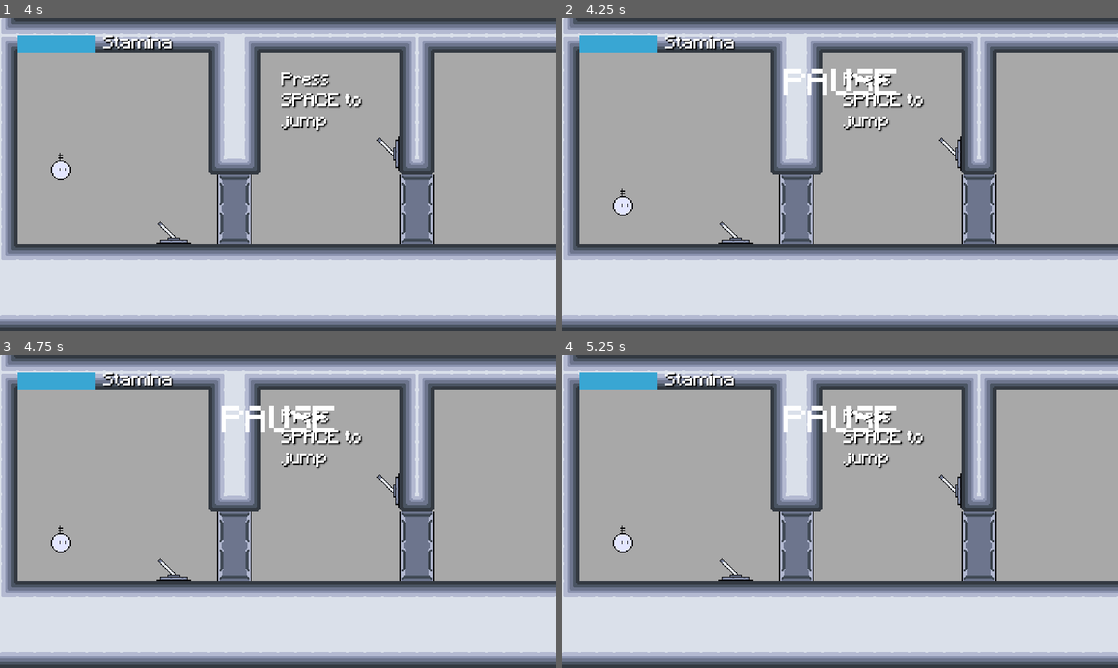
Above: before the commit, frames 1-4 (two rows, left to right).
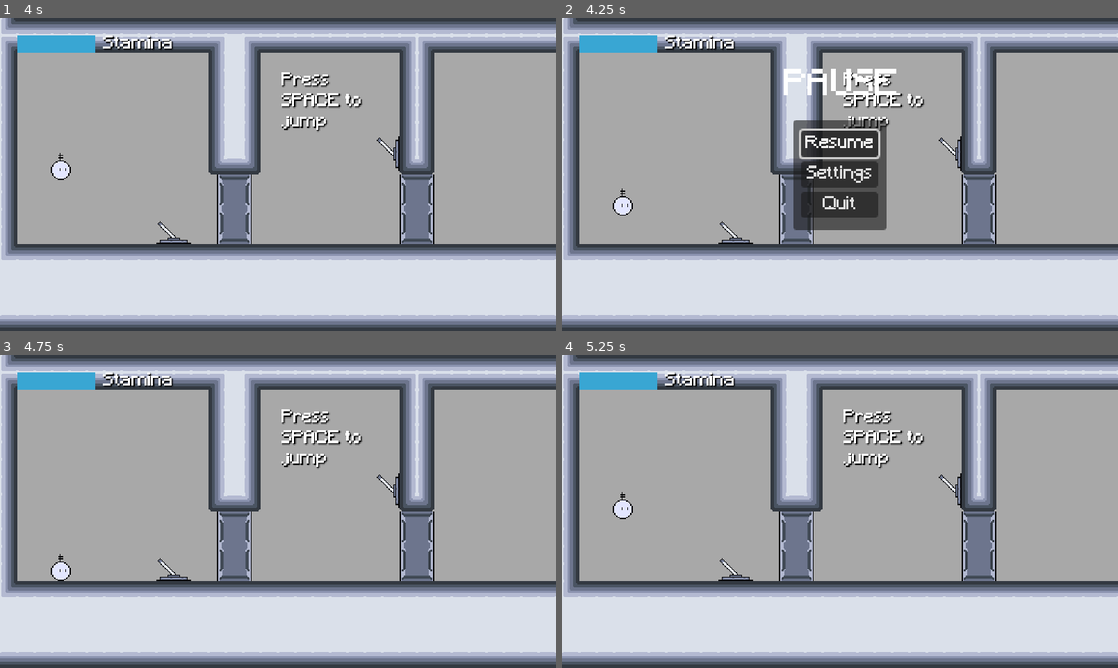
Above: after the commit, the same moments.

Repository: memoloop/ld-59
Game: Godot game, scene res://scenes/game/game.tscn
Two runs of this game, one before a commit and one after it. Both use one fixed random seed, a clock stepped at 60 frames per second and the inputs below. This scene is started directly instead of the project's main scene. Sound files missing from this copy of the repository are replaced by a short silence.
Inputs (mouse positions are in pixels of both pictures, inside the frame that each line leads up to):
- Up to frame 1 (4 s): tap Space (jump) at 0.5, 0.77, 1.25, 1.52, 2, 2.75, 3.02, 3.5, 3.77 s; move the mouse to (400, 158) at 0.52 s; hold Right (ui_right) 0.53-2.03 s; tap M at 0.6, 1.55, 2.3, 2.85, 3.6 s; click (400, 158) at 0.67 s; move the mouse to (166, 190) at 1.27 s; tap Q (emit_signal) at 1.35 s; move the mouse to (333, 105) at 2.02 s; hold Left (ui_left) 2.03-2.78 s; hold E (interact) 2.03-2.78 s; move the mouse to (250, 237) at 2.77 s; hold Right (ui_right) from 2.78 s (still down); click (250, 237) at 2.92 s; move the mouse to (444, 221) at 3.52 s
- Up to frame 2 (4.25 s): keep holding Right (ui_right); tap Escape (pause) at 4.15 s
- Up to frame 3 (4.75 s): release Right (ui_right) at 4.25 s; click (278, 480) at 4.25 s, where only the run after the commit has a clickable "Resume"
- Up to frame 4 (5.25 s): tap Space (jump) at 5 s; move the mouse to (673, 464) at 5.02 s; hold Left (ui_left) from 5.03 s (still down); tap Q (emit_signal) at 5.1 s

Frame 1 is identical in both runs. In frame 2, 5.8% of the frame differs, in the area x 41-59%, y 32-68%; in frame 3, 1.0%; in frame 4, 1.0%.

Commit message:
feat: menu system

Diff:
--- a/gui/gui.gd
+++ b/gui/gui_manager/gui.gd
@@ -8,3 +8,4 @@
 @onready var resume_label: Label = $ResumeLabel
 
 @onready var pause_label: Label = $PauseLabel
+@onready var menu: Menu = $Menu
--- a/gui/gui.tscn
+++ b/gui/gui_manager/gui.tscn
@@ -1,6 +1,7 @@
 [gd_scene format=3 uid="uid://deug3nr2iodo5"]
 
-[ext_resource type="Script" uid="uid://b0a5flaluokpr" path="res://gui/gui.gd" id="1_yw5qc"]
+[ext_resource type="Script" uid="uid://b0a5flaluokpr" path="res://gui/gui_manager/gui.gd" id="1_yw5qc"]
+[ext_resource type="PackedScene" uid="uid://7raur46wcu4g" path="res://gui/menu/menu.tscn" id="2_ioifv"]
 
 [sub_resource type="StyleBoxFlat" id="StyleBoxFlat_a4rkh"]
 
@@ -67,3 +68,6 @@
 grow_vertical = 2
 theme_override_font_sizes/font_size = 32
 text = "PAUSE"
+
+[node name="Menu" parent="." unique_id=2064217305 instance=ExtResource("2_ioifv")]
+visible = false
--- /dev/null
+++ b/gui/menu/menu.gd
@@ -0,0 +1,19 @@
+extends PanelContainer
+class_name Menu
+
+@onready var selection_container: SelectionContainer = $MarginContainer/SelectionContainer
+@onready var settings: PanelContainer = $Settings
+
+func _on_resume_button_pressed() -> void:
+	StateMachine.state = StateMachine.State.PLAY
+	get_tree().paused = false
+	StateMachine.paused.emit(false)
+
+func _on_quit_button_pressed() -> void:
+	get_tree().quit()
+
+func _on_settings_button_pressed() -> void:
+	settings.show()
+	release_focus()
+	Utils.temp_out = []
+	Utils.get_children_from_type(settings, SelectionContainer)[0].get_buttons()[0].grab_focus()
--- /dev/null
+++ b/gui/menu/menu.tscn
@@ -0,0 +1,52 @@
+[gd_scene format=3 uid="uid://7raur46wcu4g"]
+
+[ext_resource type="Script" uid="uid://vdr6dcdvfdy7" path="res://gui/menu/menu.gd" id="1_iots8"]
+[ext_resource type="Script" uid="uid://bdirocy7ye5f" path="res://scripts/selection_container.gd" id="2_0n48u"]
+[ext_resource type="PackedScene" uid="uid://wbj6sndgiymw" path="res://gui/settings/settings.tscn" id="3_jxhdi"]
+
+[node name="Menu" type="PanelContainer" unique_id=2064217305]
+process_mode = 2
+anchors_preset = 8
+anchor_left = 0.5
+anchor_top = 0.5
+anchor_right = 0.5
+anchor_bottom = 0.5
+offset_left = -43.0
+offset_top = -50.5
+offset_right = 43.0
+offset_bottom = 50.5
+grow_horizontal = 2
+grow_vertical = 2
+focus_mode = 2
+focus_behavior_recursive = 2
+script = ExtResource("1_iots8")
+
+[node name="MarginContainer" type="MarginContainer" parent="." unique_id=466318162]
+layout_mode = 2
+size_flags_horizontal = 4
+size_flags_vertical = 4
+
+[node name="SelectionContainer" type="VBoxContainer" parent="MarginContainer" unique_id=2009463087]
+layout_mode = 2
+script = ExtResource("2_0n48u")
+metadata/_custom_type_script = "uid://bdirocy7ye5f"
+
+[node name="ResumeButton" type="Button" parent="MarginContainer/SelectionContainer" unique_id=781265158]
+layout_mode = 2
+text = "Resume"
+
+[node name="SettingsButton" type="Button" parent="MarginContainer/SelectionContainer" unique_id=875495875]
+layout_mode = 2
+text = "Settings"
+
+[node name="QuitButton" type="Button" parent="MarginContainer/SelectionContainer" unique_id=1084851183]
+layout_mode = 2
+text = "Quit"
+
+[node name="Settings" parent="." unique_id=1214500497 instance=ExtResource("3_jxhdi")]
+visible = false
+layout_mode = 2
+
+[connection signal="pressed" from="MarginContainer/SelectionContainer/ResumeButton" to="." method="_on_resume_button_pressed"]
+[connection signal="pressed" from="MarginContainer/SelectionContainer/SettingsButton" to="." method="_on_settings_button_pressed"]
+[connection signal="pressed" from="MarginContainer/SelectionContainer/QuitButton" to="." method="_on_quit_button_pressed"]
--- /dev/null
+++ b/gui/settings/settings.tscn
@@ -0,0 +1,36 @@
+[gd_scene format=3 uid="uid://wbj6sndgiymw"]
+
+[ext_resource type="Script" uid="uid://bdirocy7ye5f" path="res://scripts/selection_container.gd" id="1_cphfk"]
+[ext_resource type="Script" uid="uid://bsdhcnhfuc423" path="res://gui/settings/volume_button.gd" id="2_mq5kv"]
+
+[node name="Settings" type="PanelContainer" unique_id=1214500497]
+process_mode = 2
+anchors_preset = 8
+anchor_left = 0.5
+anchor_top = 0.5
+anchor_right = 0.5
+anchor_bottom = 0.5
+offset_left = -56.0
+offset_top = -51.0
+offset_right = 56.0
+offset_bottom = 51.0
+grow_horizontal = 2
+grow_vertical = 2
+
+[node name="MarginContainer" type="MarginContainer" parent="." unique_id=65979771]
+layout_mode = 2
+size_flags_horizontal = 4
+size_flags_vertical = 4
+
+[node name="SelectionContainer" type="VBoxContainer" parent="MarginContainer" unique_id=1329718302]
+layout_mode = 2
+script = ExtResource("1_cphfk")
+metadata/_custom_type_script = "uid://bdirocy7ye5f"
+
+[node name="VolumeButton" type="Button" parent="MarginContainer/SelectionContainer" unique_id=400376912]
+layout_mode = 2
+text = "Volume < >: value"
+script = ExtResource("2_mq5kv")
+
+[connection signal="focus_entered" from="MarginContainer/SelectionContainer/VolumeButton" to="MarginContainer/SelectionContainer/VolumeButton" method="_on_focus_entered"]
+[connection signal="gui_input" from="MarginContainer/SelectionContainer/VolumeButton" to="MarginContainer/SelectionContainer/VolumeButton" method="_on_gui_input"]
--- /dev/null
+++ b/gui/settings/volume_button.gd
@@ -0,0 +1,21 @@
+extends Button
+
+var increase: bool = false
+var decrease: bool = false
+
+func _on_gui_input(event: InputEvent) -> void:
+	if event.is_action_pressed("ui_left"):
+		increase = false
+		decrease = true
+	elif event.is_action_pressed("ui_right"):
+		increase = true
+		decrease = false
+	else:
+		increase = false
+		decrease = false
+
+func _process(_delta: float) -> void:
+	if increase:
+		AudioServer.set_bus_volume_linear(0, AudioServer.get_bus_volume_linear(0) + 0.1)
+	if decrease:
+		AudioServer.set_bus_volume_linear(0, AudioServer.get_bus_volume_linear(0) - 0.1)
--- a/project.godot
+++ b/project.godot
@@ -36,6 +36,38 @@
 
 [input]
 
+ui_left={
+"deadzone": 0.5,
+"events": [Object(InputEventKey,"resource_local_to_scene":false,"resource_name":"","device":0,"window_id":0,"alt_pressed":false,"shift_pressed":false,"ctrl_pressed":false,"meta_pressed":false,"pressed":false,"keycode":4194319,"physical_keycode":0,"key_label":0,"unicode":0,"location":0,"echo":false,"script":null)
+, Object(InputEventJoypadButton,"resource_local_to_scene":false,"resource_name":"","device":-1,"button_index":13,"pressure":0.0,"pressed":false,"script":null)
+, Object(InputEventJoypadMotion,"resource_local_to_scene":false,"resource_name":"","device":-1,"axis":0,"axis_value":-1.0,"script":null)
+, Object(InputEventKey,"resource_local_to_scene":false,"resource_name":"","device":-1,"window_id":0,"alt_pressed":false,"shift_pressed":false,"ctrl_pressed":false,"meta_pressed":false,"pressed":false,"keycode":0,"physical_keycode":65,"key_label":0,"unicode":97,"location":0,"echo":false,"script":null)
+]
+}
+ui_right={
+"deadzone": 0.5,
+"events": [Object(InputEventKey,"resource_local_to_scene":false,"resource_name":"","device":0,"window_id":0,"alt_pressed":false,"shift_pressed":false,"ctrl_pressed":false,"meta_pressed":false,"pressed":false,"keycode":4194321,"physical_keycode":0,"key_label":0,"unicode":0,"location":0,"echo":false,"script":null)
+, Object(InputEventJoypadButton,"resource_local_to_scene":false,"resource_name":"","device":-1,"button_index":14,"pressure":0.0,"pressed":false,"script":null)
+, Object(InputEventJoypadMotion,"resource_local_to_scene":false,"resource_name":"","device":-1,"axis":0,"axis_value":1.0,"script":null)
+, Object(InputEventKey,"resource_local_to_scene":false,"resource_name":"","device":-1,"window_id":0,"alt_pressed":false,"shift_pressed":false,"ctrl_pressed":false,"meta_pressed":false,"pressed":false,"keycode":0,"physical_keycode":68,"key_label":0,"unicode":100,"location":0,"echo":false,"script":null)
+]
+}
+ui_up={
+"deadzone": 0.5,
+"events": [Object(InputEventKey,"resource_local_to_scene":false,"resource_name":"","device":0,"window_id":0,"alt_pressed":false,"shift_pressed":false,"ctrl_pressed":false,"meta_pressed":false,"pressed":false,"keycode":4194320,"physical_keycode":0,"key_label":0,"unicode":0,"location":0,"echo":false,"script":null)
+, Object(InputEventJoypadButton,"resource_local_to_scene":false,"resource_name":"","device":-1,"button_index":11,"pressure":0.0,"pressed":false,"script":null)
+, Object(InputEventJoypadMotion,"resource_local_to_scene":false,"resource_name":"","device":-1,"axis":1,"axis_value":-1.0,"script":null)
+, Object(InputEventKey,"resource_local_to_scene":false,"resource_name":"","device":-1,"window_id":0,"alt_pressed":false,"shift_pressed":false,"ctrl_pressed":false,"meta_pressed":false,"pressed":false,"keycode":0,"physical_keycode":87,"key_label":0,"unicode":119,"location":0,"echo":false,"script":null)
+]
+}
+ui_down={
+"deadzone": 0.5,
+"events": [Object(InputEventKey,"resource_local_to_scene":false,"resource_name":"","device":0,"window_id":0,"alt_pressed":false,"shift_pressed":false,"ctrl_pressed":false,"meta_pressed":false,"pressed":false,"keycode":4194322,"physical_keycode":0,"key_label":0,"unicode":0,"location":0,"echo":false,"script":null)
+, Object(InputEventJoypadButton,"resource_local_to_scene":false,"resource_name":"","device":-1,"button_index":12,"pressure":0.0,"pressed":false,"script":null)
+, Object(InputEventJoypadMotion,"resource_local_to_scene":false,"resource_name":"","device":-1,"axis":1,"axis_value":1.0,"script":null)
+, Object(InputEventKey,"resource_local_to_scene":false,"resource_name":"","device":-1,"window_id":0,"alt_pressed":false,"shift_pressed":false,"ctrl_pressed":false,"meta_pressed":false,"pressed":false,"keycode":0,"physical_keycode":83,"key_label":0,"unicode":115,"location":0,"echo":false,"script":null)
+]
+}
 move_left={
 "deadzone": 0.2,
 "events": [Object(InputEventKey,"resource_local_to_scene":false,"resource_name":"","device":-1,"window_id":0,"alt_press …(191 unchanged characters)…
--- a/scenes/game/game.gd
+++ b/scenes/game/game.gd
@@ -27,6 +27,9 @@
 
 func _on_state_machine_paused(value: bool):
 	gui.pause_label.visible = value
+	gui.menu.visible = value
+	if value:
+		gui.menu.selection_container.get_buttons()[0].grab_focus()
 
 # ---------------------------
 # This is for the web build
--- a/scenes/game/game.tscn
+++ b/scenes/game/game.tscn
@@ -3,7 +3,7 @@
 [ext_resource type="Script" uid="uid://chtimitv60dxy" path="res://scenes/game/game.gd" id="1_lnu2h"]
 [ext_resource type="PackedScene" uid="uid://c5a3iuanjy3t2" path="res://entities/player/player.tscn" id="1_uwrxv"]
 [ext_resource type="TileSet" uid="uid://jwm3ifrlxp30" path="res://assets/gd_res/tile_set.tres" id="2_vtaks"]
-[ext_resource type="PackedScene" uid="uid://deug3nr2iodo5" path="res://gui/gui.tscn" id="3_lnu2h"]
+[ext_resource type="PackedScene" uid="uid://deug3nr2iodo5" path="res://gui/gui_manager/gui.tscn" id="3_lnu2h"]
 [ext_resource type="PackedScene" uid="uid://du43825ca2oe4" path="res://entities/lever/lever.tscn" id="4_lbhrr"]
 [ext_resource type="PackedScene" uid="uid://duh0qivkf53k4" path="res://entities/wall/wall.tscn" id="5_iywne"]
 [ext_resource type="PackedScene" uid="uid://dmttihixhrg5e" path="res://entities/signal_receiver/signal_receiver.tscn" id="7_u5sy4"]
--- a/scripts/Debug.gd
+++ b/scripts/Debug.gd
@@ -6,3 +6,9 @@
     # I like listening music when I code...
     if Utils.get_version().contains("-dev"):
         AudioServer.set_bus_mute(0, true)
+
+func _unhandled_key_input(event: InputEvent) -> void:
+    if event is InputEventKey:
+        if event.pressed:
+            if event.keycode == KEY_M:
+                AudioServer.set_bus_mute(0, not AudioServer.is_bus_mute(0))
--- /dev/null
+++ b/scripts/selection_container.gd
@@ -0,0 +1,6 @@
+extends VBoxContainer
+class_name SelectionContainer
+
+func get_buttons() -> Array:
+	Utils.temp_out = []
+	return Utils.get_children_from_type(self, Button)
Not shown, changed: TODO.txt
Renamed: gui/gui.gd.uid -> gui/gui_manager/gui.gd.uid
Not shown, added: gui/menu/menu.gd.uid
Not shown, added: gui/settings/volume_button.gd.uid
Not shown, added: scripts/selection_container.gd.uid
Not shown, added: .DS_Store
Not shown, changed: CHANGELOG.md
Not shown, added: assets/.DS_Store
